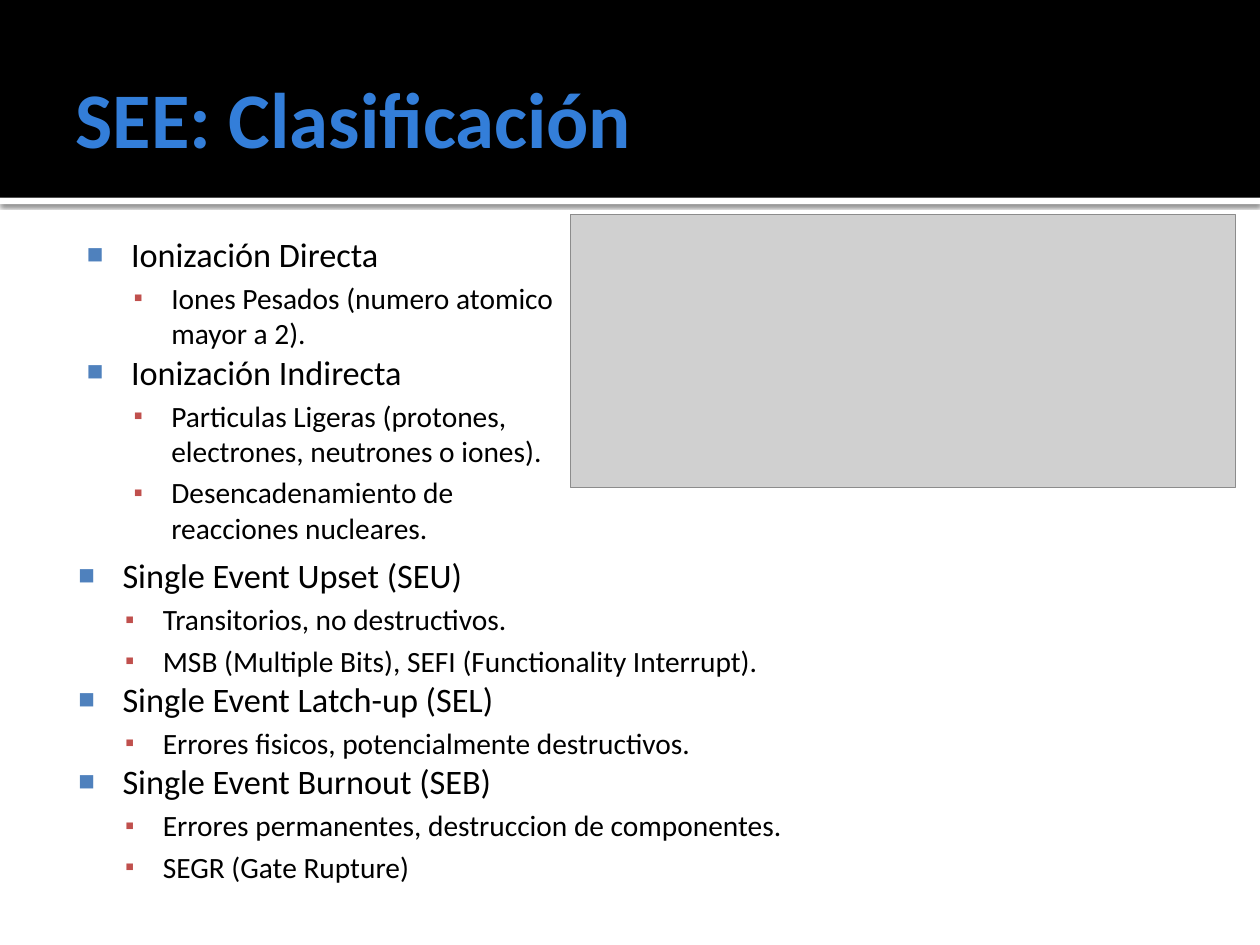
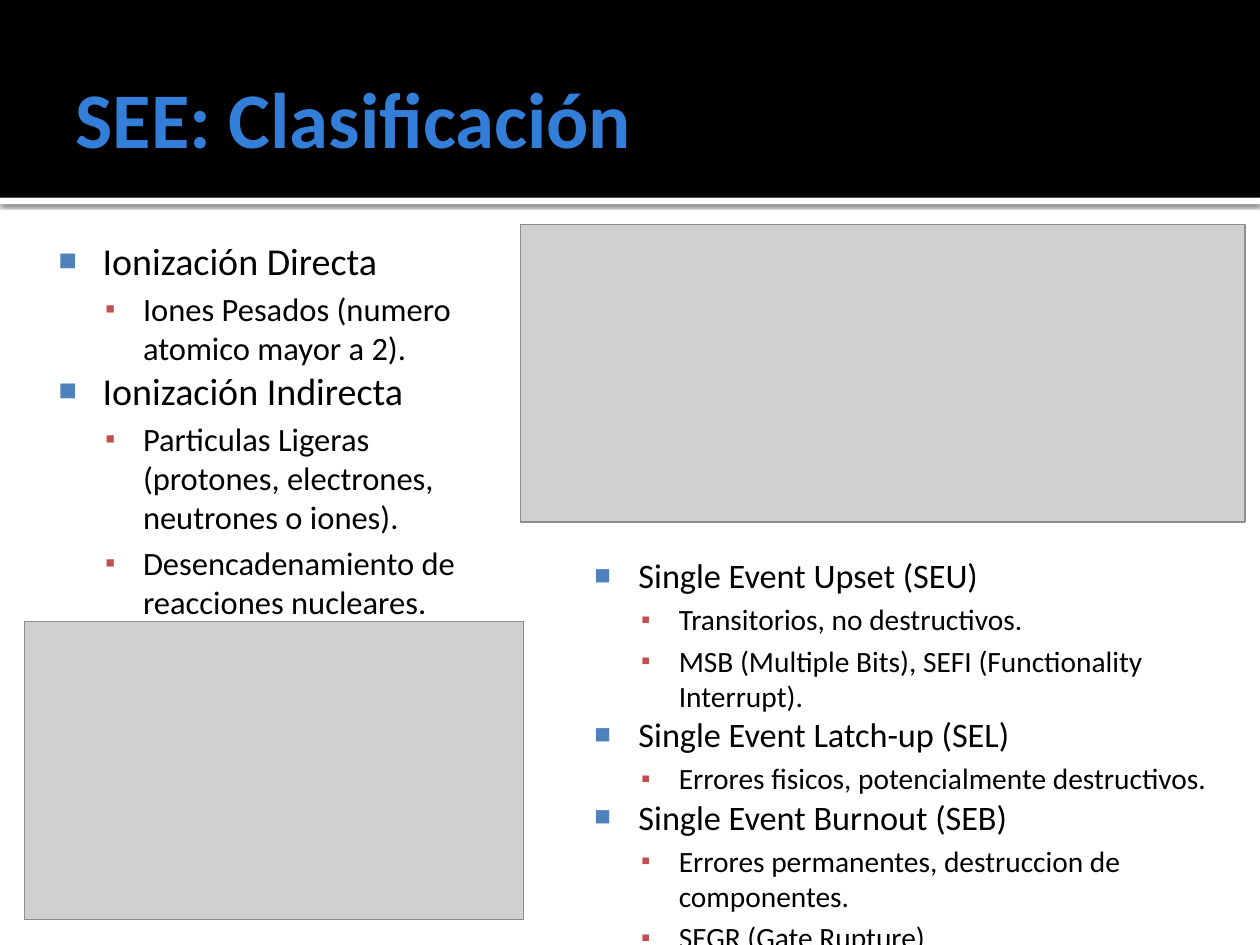
Before and after one commit to ginotkj/fiocs, a slide deck: slide 6 of Documentation/Documentacion/PRESENTACION_FABRI.pptx. Drawn at 1260x945 pixels with LibreOffice and Linux fonts; fonts in the diff are those of the drawing; grey boxes stand for pictures. Boxes give left, top, right and bottom in pixels: in the first picture for what was removed or moved away, otherwise in the second. Text is boxed around its words. In the diff, an @@ line names an element or a change of style, - is before the commit and + after.

```diff
--- a/Documentation/Documentacion/PRESENTACION_FABRI.pptx
+++ b/Documentation/Documentacion/PRESENTACION_FABRI.pptx
@@ text "Ionización Directa": place and size @@
-text "Ionización Directa" at bbox=[131, 243, 553, 540]
+text "Ionización Directa" at bbox=[103, 249, 455, 576]
@@ text "Ionización Directa" at bbox=[103, 249, 455, 576]: size 19.6 to 21.7 pt in "Ionización Directa", "Ionización Indirecta"; size 16.8 to 18.6 pt in "Iones Pesados (numero atomico mayor a 2).", "Particulas Ligeras (protones, electrones, neutrones o iones) ...", "Desencadenamiento de reacciones nucleares." @@
@@ picture: place and size @@
-picture at bbox=[571, 214, 1236, 488]
+picture at bbox=[520, 224, 1245, 522]
@@ text "Single Event Upset (SEU)" rewrapped from bbox=[123, 563, 781, 841] to bbox=[638, 563, 1206, 912] @@
@@ picture added at bbox=[25, 621, 524, 919] @@
```
Also in this commit, not shown: 3 other slides changed.
